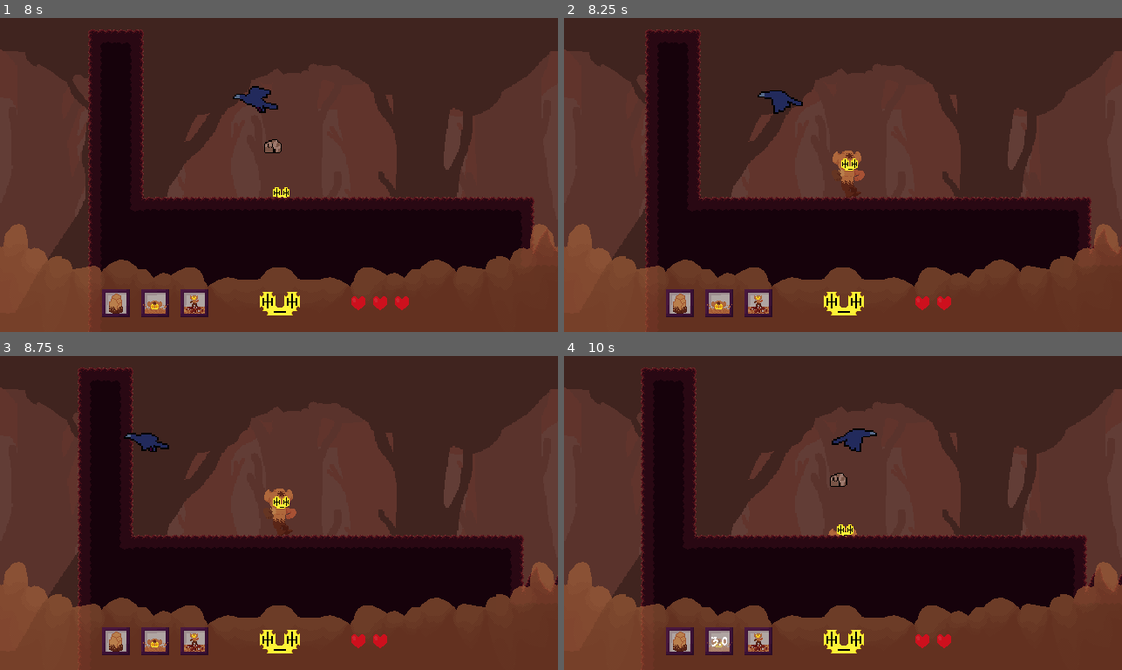
Above: before the commit, frames 1-4 (two rows, left to right).
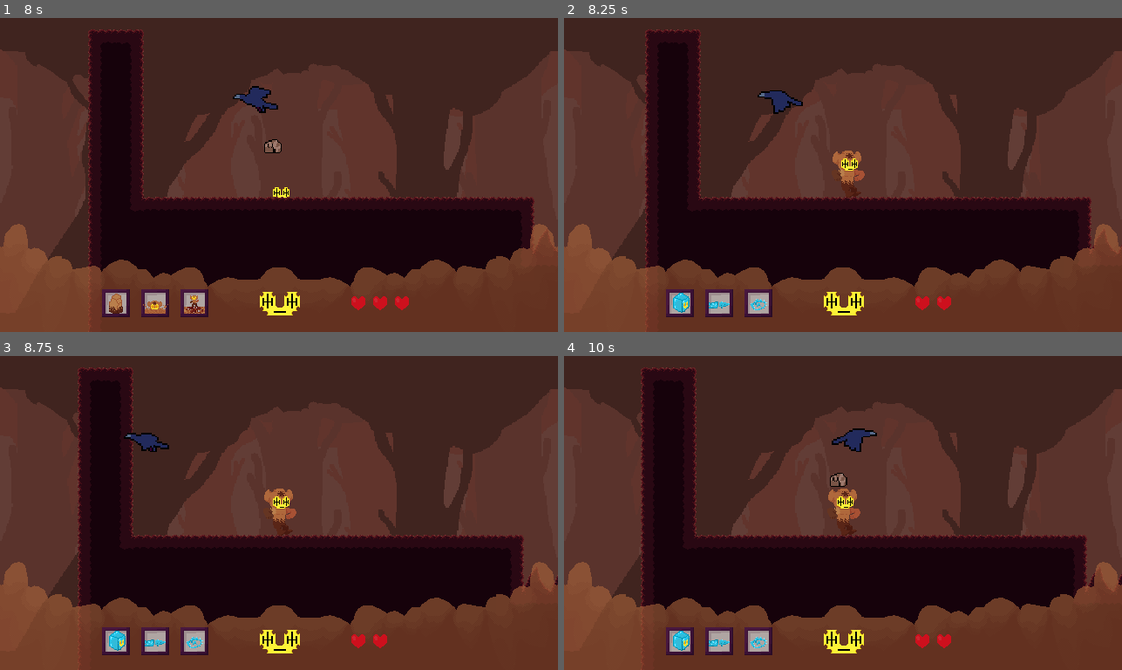
Above: after the commit, the same moments.

Repository: fakefury/Godot_Proyecto
Game: Godot game, scene res://Escenas/menú.tscn
The game is run twice, just before and just after one commit, with the same random seed, the same clock (stepped at 60 frames per second) and the same inputs.
Inputs:
- Up to frame 1 (8 s): click "Play" at 0.5 s; click "1" at 1.25 s; hold D (right) 2.03-3.53 s; tap U (roca) at 2.1, 3.05, 3.6, 4.55, 5.85, 7.35 s; tap Space (jump) at 2.27, 3.02, 4.52, 5.27, 6.02, 7.52 s; tap I (sumergir) at 2.3, 2.85, 3.8, 4.35, 5.3, 6.6 s; hold A (left) 3.53-5.78 s; tap O (terremoto) at 5.1 s; hold D (right) from 5.78 s (still down)
- Up to frame 2 (8.25 s): keep holding D (right); tap I (sumergir) at 8.1 s
- Up to frame 3 (8.75 s): keep holding D (right); tap Space (jump) at 8.27 s
- Up to frame 4 (10 s): tap O (terremoto) at 8.85 s; tap Space (jump) at 9.02 s; tap U (roca) at 9.05, 9.6 s; release D (right) at 9.53 s; hold A (left) from 9.53 s (still down); tap I (sumergir) at 9.8 s

Frame 1 is identical in both runs. In frame 2, 0.4% of the frame differs, in the area x 19-37%, y 87-95%; in frame 3, 0.4%; in frame 4, 1.0%, in the area x 19-54%, y 42-95%.

Commit message:
regeneracion de vida y cambio

Diff:
--- a/Hit Mask Change/Escenas/player.tscn
+++ b/Hit Mask Change/Escenas/player.tscn
@@ -5,30 +5,47 @@
 [ext_resource type="Texture2D" uid="uid://ivn3hcl28pfv" path="res://Assets/mainCharacter/dirt/fullBody/walk/walkingDirtMC0000.png" id="3_7c4hf"]
 [ext_resource type="Texture2D" uid="uid://c0wg671icauaa" path="res://Assets/GUI/hearts/ice/heart.png" id="3_o6yh4"]
 [ext_resource type="Texture2D" uid="uid://d3mfj7lugaveq" path="res://Assets/mainCharacter/dirt/fullBody/jumping/jumpingDirtMC.png" id="3_qfbmi"]
+[ext_resource type="Texture2D" uid="uid://gj6w7iv67emr" path="res://Assets/GUI/hearts/water/heart.png" id="4_4w2d6"]
 [ext_resource type="Texture2D" uid="uid://b33n3plirvwxp" path="res://Assets/mainCharacter/dirt/fullBody/walk/walkingDirtMC0001.png" id="4_fphui"]
+[ext_resource type="Texture2D" uid="uid://cvjbjnjvrun2i" path="res://Assets/GUI/hearts/fire/heart.png" id="5_ipuhk"]
 [ext_resource type="Texture2D" uid="uid://dvuclohcf1v8w" path="res://Assets/mainCharacter/dirt/fullBody/walk/walkingDirtMC0002.png" id="5_k1qdr"]
 [ext_resource type="Texture2D" uid="uid://c15xlen4i3tmc" path="res://Assets/GUI/abilities/dirtAbltRock.png" id="5_oyylq"]
 [ext_resource type="Texture2D" uid="uid://cvspbey18vo4m" path="res://Assets/GUI/abilities/iceAbltCube.png" id="6_7i7g1"]
+[ext_resource type="Texture2D" uid="uid://dagjkk1jqlte7" path="res://Assets/GUI/hearts/wind/heart.png" id="6_akl7a"]
 [ext_resource type="Texture2D" uid="uid://b63t5lt3irrnk" path="res://Assets/mainCharacter/dirt/fullBody/walk/walkingDirtMC0003.png" id="6_eqqsu"]
 [ext_resource type="Texture2D" uid="uid://cjmfsmvqjpla4" path="res://Assets/mainCharacter/dirt/fullBody/walk/walkingDirtMC0004.png" id="7_5qs2r"]
+[ext_resource type="Texture2D" uid="uid://cxbdf50gwxd4x" path="res://Assets/GUI/abilities/waterAbltDivision.png" id="7_ipuhk"]
+[ext_resource type="Texture2D" uid="uid://bgythcmltneos" path="res://Assets/GUI/hearts/steel/heart.png" id="7_x3lvy"]
 [ext_resource type="Texture2D" uid="uid://kwqej6j3xlvf" path="res://Assets/GUI/abilities/dirtAbltSubmerge.png" id="8_dgex1"]
 [ext_resource type="Texture2D" uid="uid://c7jduillcd3bi" path="res://Assets/mainCharacter/dirt/fullBody/walk/walkingDirtMC0005.png" id="8_n2qbc"]
 [ext_resource type="Texture2D" uid="uid://2jm4yyn0781l" path="res://Assets/mainCharacter/dirt/fullBody/walk/walkingDirtMC0006.png" id="9_33rbj"]
 [ext_resource type="Texture2D" uid="uid://dwt440s5soql2" path="res://Assets/GUI/abilities/iceAbltSpikes.png" id="9_65kx7"]
+[ext_resource type="Texture2D" uid="uid://bgmmwbq0pwsg6" path="res://Assets/GUI/abilities/waterAbltShot.png" id="10_3qiej"]
 [ext_resource type="Texture2D" uid="uid://d2njv86uxl2qd" path="res://Assets/mainCharacter/dirt/fullBody/walk/walkingDirtMC0007.png" id="10_gxex2"]
+[ext_resource type="Texture2D" uid="uid://c66uw4jtun1hg" path="res://Assets/GUI/abilities/fireAbltGrenade.png" id="11_ca63a"]
 [ext_resource type="Texture2D" uid="uid://bnm2v7cdngo7d" path="res://Assets/mainCharacter/dirt/fullBody/walk/walkingDirtMC0008.png" id="11_jjd8s"]
 [ext_resource type="Texture2D" uid="uid://bmo1lyqnjl4tx" path="res://Assets/mainCharacter/dirt/fullBody/walk/walkingDirtMC0009.png" id="12_0k5x2"]
+[ext_resource type="Texture2D" uid="uid://c07ct00v2f8r0" path="res://Assets/GUI/abilities/windAbltInvincible.png" id="12_i6x7v"]
+[ext_resource type="Texture2D" uid="uid://caplxp11tg4r8" path="res://Assets/GUI/abilities/steelAbltSword.png" id="13_68tpp"]
 [ext_resource type="Texture2D" uid="uid://cmqiwlwaepmg2" path="res://Assets/mainCharacter/dirt/fullBody/walk/walkingDirtMC0010.png" id="13_qfbmi"]
 [ext_resource type="Texture2D" uid="uid://brthgpdl1kee4" path="res://Assets/mainCharacter/dirt/fullBody/walk/walkingDirtMC0011.png" id="14_n3dtb"]
 [ext_resource type="Texture2D" uid="uid://bkbrypduifb7y" path="res://Assets/mainCharacter/dirt/fullBody/walk/walkingDirtMC0012.png" id="15_k71e4"]
 [ext_resource type="Texture2D" uid="uid://daknt7k666jmb" path="res://Assets/mainCharacter/dirt/fullBody/walk/walkingDirtMC0013.png" id="16_ryatc"]
 [ext_resource type="Texture2D" uid="uid://bwe88dtq53jku" path="res://Assets/mainCharacter/dirt/fullBody/walk/walkingDirtMC0014.png" id="17_o6yh4"]
+[ext_resource type="Texture2D" uid="uid://0ac6s41yeg4u" path="res://Assets/GUI/abilities/fireAbltPlatform.png" id="17_xi7n6"]
+[ext_resource type="Texture2D" uid="uid://dmw3htwyk05y3" path="res://Assets/GUI/abilities/windAbltLaunch.png" id="18_bhien"]
 [ext_resource type="Texture2D" uid="uid://cqgv46s6b12qt" path="res://Assets/mainCharacter/dirt/fullBody/walk/walkingDirtMC0015.png" id="18_ynihy"]
+[ext_resource type="Texture2D" uid="uid://c4d11l2rxdfen" path="res://Assets/GUI/abilities/steelAbltShield.png" id="19_6ei2y"]
 [ext_resource type="Texture2D" uid="uid://24ja61u34gb" path="res://Assets/mainCharacter/dirt/fullBody/walk/walkingDirtMC0016.png" id="19_e3htq"]
 [ext_resource type="Texture2D" uid="uid://b2a1cr4oeejoe" path="res://Assets/mainCharacter/dirt/fullBody/walk/walkingDirtMC0017.png" id="20_4d5w2"]
+[ext_resource type="Texture2D" uid="uid://xx20brmhvl17" path="res://Assets/GUI/abilities/dirtAbltEarthQuake.png" id="20_i6x7v"]
+[ext_resource type="Texture2D" uid="uid://cr5motrdp5r1" path="res://Assets/GUI/abilities/steelAbltBall.png" id="20_x3lvy"]
 [ext_resource type="Texture2D" uid="uid://b7uw4d00fsyn2" path="res://Assets/mainCharacter/dirt/fullBody/walk/walkingDirtMC0018.png" id="21_07edt"]
+[ext_resource type="Texture2D" uid="uid://x6f6pyrl6fil" path="res://Assets/GUI/abilities/iceAbltTrap.png" id="21_68tpp"]
 [ext_resource type="Texture2D" uid="uid://cp2oayu72wtby" path="res://Assets/mainCharacter/dirt/fullBody/walk/walkingDirtMC0019.png" id="22_oyylq"]
+[ext_resource type="Texture2D" uid="uid://boqftiiftkxmk" path="res://Assets/GUI/abilities/fireAbltRay.png" id="23_6ei2y"]
 [ext_resource type="Texture2D" uid="uid://dujyroc4i7mb8" path="res://Assets/mainCharacter/dirt/fullBody/walk/walkingDirtMC0020.png" id="23_7i7g1"]
+[ext_resource type="Texture2D" uid="uid://b7hghtekinuep" path="res://Assets/GUI/abilities/windAbltSideLaunch.png" id="24_dw3wq"]
 [ext_resource type="Texture2D" uid="uid://b4ghovx0v3fgx" path="res://Assets/mainCharacter/dirt/fullBody/walk/walkingDirtMC0021.png" id="24_txghn"]
 [ext_resource type="Texture2D" uid="uid://clrcyyt407dob" path="res://Assets/mainCharacter/dirt/fullBody/walk/walkingDirtMC0022.png" id="25_dgex1"]
 [ext_resource type="Texture2D" uid="uid://cq55gt06b2yn0" path="res://Assets/mainCharacter/dirt/fullBody/walk/walkingDirtMC0023.png" id="26_65kx7"]
@@ -82,12 +99,12 @@
 [sub_resource type="SpriteFrames" id="SpriteFrames_11osh"]
 animations = [{
 "frames": [],
-"loop": 1,
+"loop": true,
 "name": &"blink",
 "speed": 12.0
 }, {
 "frames": [],
-"loop": 0,
+"loop": false,
 "name": &"dead",
 "speed": 1.0
 }, {
@@ -95,7 +112,7 @@
 "duration": 1.0,
 "texture": ExtResource("3_qfbmi")
 }],
-"loop": 1,
+"loop": true,
 "name": &"hit",
 "speed": 1.0
 }, {
@@ -172,7 +189,7 @@
 "duration": 1.0,
 "texture": ExtResource("56_u4av5")
 }],
-"loop": 1,
+"loop": true,
 "name": &"idle",
 "speed": 12.0
 }, {
@@ -180,7 +197,7 @@
 "duration": 1.0,
 "texture": ExtResource("3_qfbmi")
 }],
-"loop": 1,
+"loop": true,
 "name": &"jump",
 "speed": 1.0
 }, {
@@ -221,7 +238,7 @@
 "duration": 1.0,
 "texture": ExtResource("68_1vpgu")
 }],
-"loop": 0,
+"loop": false,
 "name": &"pisa(cambienlo)",
 "speed": 24.0
 }, {
@@ -262,7 +279,7 @@
 "duration": 1.0,
 "texture": ExtResource("68_1vpgu")
 }],
-"loop": 0,
+"loop": false,
 "name": &"pisar",
 "speed": 24.0
 }, {
@@ -339,7 +356,7 @@
 "duration": 1.0,
 "texture": ExtResource("26_65kx7")
 }],
-"loop": 1,
+"loop": true,
 "name": &"running",
 "speed": 24.0
 }, {
@@ -374,7 +391,7 @@
 "duration": 1.0,
 "texture": ExtResource("37_7i7g1")
 }],
-"loop": 0,
+"loop": false,
 "name": &"salir",
 "speed": 12.0
 }, {
@@ -409,7 +426,7 @@
 "duration": 1.0,
 "texture": ExtResource("28_n3dtb")
 }],
-"loop": 0,
+"loop": false,
 "name": &"sumergir",
 "speed": 12.0
 }]
@@ -427,10 +444,28 @@
 script = ExtResource("1_6njrx")
 corazon_tierra = ExtResource("2_wy8tl")
 corazon_hielo = ExtResource("3_o6yh4")
+corazon_agua = ExtResource("4_4w2d6")
+corazon_fuego = ExtResource("5_ipuhk")
+corazon_aire = ExtResource("6_akl7a")
+corazon_hierro = ExtResource("7_x3lvy")
 icono_u_tierra = ExtResource("5_oyylq")
 icono_u_hielo = ExtResource("6_7i7g1")
+icono_u_agua = ExtResource("7_ipuhk")
+icono_u_fuego = ExtResource("11_ca63a")
+icono_u_aire = ExtResource("12_i6x7v")
+icono_u_hierro = ExtResource("13_68tpp")
 icono_i_tierra = ExtResource("8_dgex1")
 icono_i_hielo = ExtResource("9_65kx7")
+icono_i_agua = ExtResource("10_3qiej")
+icono_i_fuego = ExtResource("17_xi7n6")
+icono_i_aire = ExtResource("18_bhien")
+icono_i_hierro = ExtResource("19_6ei2y")
+icono_o_tierra = ExtResource("20_i6x7v")
+icono_o_hielo = ExtResource("21_68tpp")
+icono_o_agua = ExtResource("7_ipuhk")
+icono_o_fuego = ExtResource("23_6ei2y")
+icono_o_aire = ExtResource("24_dw3wq")
+icono_o_hierro = ExtResource("20_x3lvy")
 
 [node name="AnimatedSprite2D" type="AnimatedSprite2D" parent="." unique_id=2069509408]
 sprite_frames = SubResource("SpriteFrames_11osh")
--- a/Hit Mask Change/Scripts/player.gd
+++ b/Hit Mask Change/Scripts/player.gd
@@ -6,10 +6,12 @@
 @onready var habilidad_u_icono = $"../CanvasLayer/Habilidad_U/Icono"
 @onready var roca_no_flota = $RayCast2D
 @onready var habilidad_i_icono = $"../CanvasLayer/Habilidad_I/Icono"
+@onready var habilidad_o_icono = $"../CanvasLayer/Habilidad_O/Icono"
 
 #cooldown
 @onready var habilidad_u_label = $"../CanvasLayer/Habilidad_U/Cooldown"
 @onready var habilidad_i_label = $"../CanvasLayer/Habilidad_I/Cooldown"
+@onready var habilidad_o_label = $"../CanvasLayer/Habilidad_o/Cooldown"
 
 #corazones
 @onready var corazon1 = $"../CanvasLayer/Corazon1"
@@ -20,14 +22,30 @@
 @export var corazon_tierra: Texture2D
 @export var corazon_hielo: Texture2D
 @export var corazon_agua: Texture2D
+@export var corazon_fuego: Texture2D
+@export var corazon_aire: Texture2D
+@export var corazon_hierro: Texture2D
 
 @export var icono_u_tierra: Texture2D
 @export var icono_u_hielo: Texture2D
 @export var icono_u_agua: Texture2D
+@export var icono_u_fuego: Texture2D
+@export var icono_u_aire: Texture2D
+@export var icono_u_hierro: Texture2D
 
 @export var icono_i_tierra: Texture2D
 @export var icono_i_hielo: Texture2D
 @export var icono_i_agua: Texture2D
+@export var icono_i_fuego: Texture2D
+@export var icono_i_aire: Texture2D
+@export var icono_i_hierro: Texture2D
+
+@export var icono_o_tierra: Texture2D
+@export var icono_o_hielo: Texture2D
+@export var icono_o_agua: Texture2D
+@export var icono_o_fuego: Texture2D
+@export var icono_o_aire: Texture2D
+@export var icono_o_hierro: Texture2D
 
 const SPEED = 200.0
 const ACCELERATION = 1200
@@ -57,6 +75,9 @@
 var sumergir_cooldown = 3
 var sumergir_cd_actual = 0.0
 
+@export var tiempo_para_regenerar: float = 10.0
+var regeneracion_timer: float = 0.0
+
 #var terremoto_cooldown = 10
 #var terremoto_cd_actual = 0.0
 
@@ -68,6 +89,16 @@
 	should_blink = true
 
 func _physics_process(delta: float) -> void:
+
+	if health < 3 and not dead:
+		regeneracion_timer += delta
+		if regeneracion_timer >= tiempo_para_regenerar:
+			health += 1
+			actualizar_corazones()
+			regeneracion_timer = 0.0
+	else:
+		regeneracion_timer = 0.0
+
 	if roca_cd_actual > 0:
 		roca_cd_actual -= delta
 
@@ -180,22 +211,37 @@
 	corazon2.visible = health >= 2
 	corazon3.visible = health >= 3
 
-	#match elemento_actual:
+	match elemento_actual:
+
+		"tierra":
+			corazon1.texture = corazon_tierra
+			corazon2.texture = corazon_tierra
+			corazon3.texture = corazon_tierra
+
+		#"hielo":
+#			corazon1.texture = corazon_hielo
+#			corazon2.texture = corazon_hielo
+#			corazon3.texture = corazon_hielo
 #
-		#"tierra":
-			#corazon1.texture = corazon_tierra
-			#corazon2.texture = corazon_tierra
-			#corazon3.texture = corazon_tierra
+#		"agua":
+#			corazon1.texture = corazon_agua
+#			corazon2.texture = corazon_agua
+#			corazon3.texture = corazon_agua
 #
-		#"hielo":
-			#corazon1.texture = corazon_hielo
-			#corazon2.texture = corazon_hielo
-			#corazon3.texture = corazon_hielo
+#		"fuego":
+#			corazon1.texture = corazon_fuego
+#			corazon2.texture = corazon_fuego
+#			corazon3.texture = corazon_fuego
 #
-		#"fuego":
-			#corazon1.texture = corazon_agua
-			#corazon2.texture = corazon_agua
-			#corazon3.texture = corazon_agua
+#		"aire":
+#			corazon1.texture = corazon_aire
+#			corazon2.texture = corazon_aire
+#			corazon3.texture = corazon_aire
+
+#		"hierro":
+#			corazon1.texture = corazon_hierro
+#			corazon2.texture = corazon_hierro
+#			corazon3.texture = corazon_hierro
 
 func actualizar_habilidades():
 
@@ -204,14 +250,32 @@
 		"tierra":
 			habilidad_u_icono.texture = icono_u_tierra
 			habilidad_i_icono.texture = icono_i_tierra
+			habilidad_o_icono.texture = icono_o_tierra
 
 		"hielo":
 			habilidad_u_icono.texture = icono_u_hielo
 			habilidad_i_icono.texture = icono_i_hielo
+			habilidad_o_icono.texture = icono_o_hielo
 
 		"agua":
 			habilidad_u_icono.texture = icono_u_agua
 			habilidad_i_icono.texture = icono_i_agua
+			habilidad_o_icono.texture = icono_o_agua
+
+		"fuego":
+			habilidad_u_icono.texture = icono_u_fuego
+			habilidad_i_icono.texture = icono_i_fuego
+			habilidad_o_icono.texture = icono_o_fuego
+
+		"aire":
+			habilidad_u_icono.texture = icono_u_aire
+			habilidad_i_icono.texture = icono_i_aire
+			habilidad_o_icono.texture = icono_o_aire
+
+		"hierro":
+			habilidad_u_icono.texture = icono_u_hierro
+			habilidad_i_icono.texture = icono_i_hierro
+			habilidad_o_icono.texture = icono_o_hierro
 
 func blink():
 
@@ -251,14 +315,22 @@
 
 	health -= 1
 
-	#match elemento_actual:
-		#"tierra":
-			#elemento_actual = "hielo"
-		#"hielo":
-			#elemento_actual = "agua"
-		#
+	match elemento_actual:
+		"tierra":
+			elemento_actual = "hielo"
+		"hielo":
+			elemento_actual = "agua"
+		"agua":
+			elemento_actual = "fuego"
+		"fuego":
+			elemento_actual = "aire"
+		"aire":
+			elemento_actual = "hierro"
+		"hierro":
+			elemento_actual = "tierra"
+
 	actualizar_corazones()
-	#actualizar_habilidades()
+	actualizar_habilidades()
 
 	if health <= 0:
 		dead = true
@@ -296,10 +368,10 @@
 			spawn_roca()
 
 		#"hielo":
-			#usar habilidad de hielo six seven()
+			#u()
 
 		#"agua":
-			#usar habilidad de agua 18 - 8()
+			#u()
 
 func usar_habilidad_i():
 
@@ -309,10 +381,10 @@
 			toggle_submerge()
 
 		#"hielo":
-			#usar habilidad de hielo ()
-
-		#"fuego":
-			#usar habilidad de agua ()
+		#	u()
+
+		#"agua":
+			#u()
 
 #func usar_habilidad_o():
 
@@ -322,10 +394,10 @@
 			#crear_terremoto()
 
 		#"hielo":
-			#usar habilidad de hielo ()
+			#u()
 
 		#"fuego":
-			#usar habilidad de agua ()
+			#u()
 
 func _damaged(body: Node2D):
 	if body.is_in_group("damage"):
@@ -411,3 +483,10 @@
 	#velocity = Vector2.ZERO
 
 	#var terremoto = terremoto_scene.instantiate()
+
+func curar(cantidad: int = 1) -> void:
+	if dead or health >= 3:
+		return
+
+	health = min(health + cantidad, 3)
+	actualizar_corazones()
--- a/Hit Mask Change/project.godot
+++ b/Hit Mask Change/project.godot
@@ -13,7 +13,7 @@
 config/name="Hit Mask Change"
 config/description="Videogame for school"
 run/main_scene="uid://16l8j7yviayp"
-config/features=PackedStringArray("4.7", "Forward Plus")
+config/features=PackedStringArray("4.6", "Forward Plus")
 
 [autoload]
 
